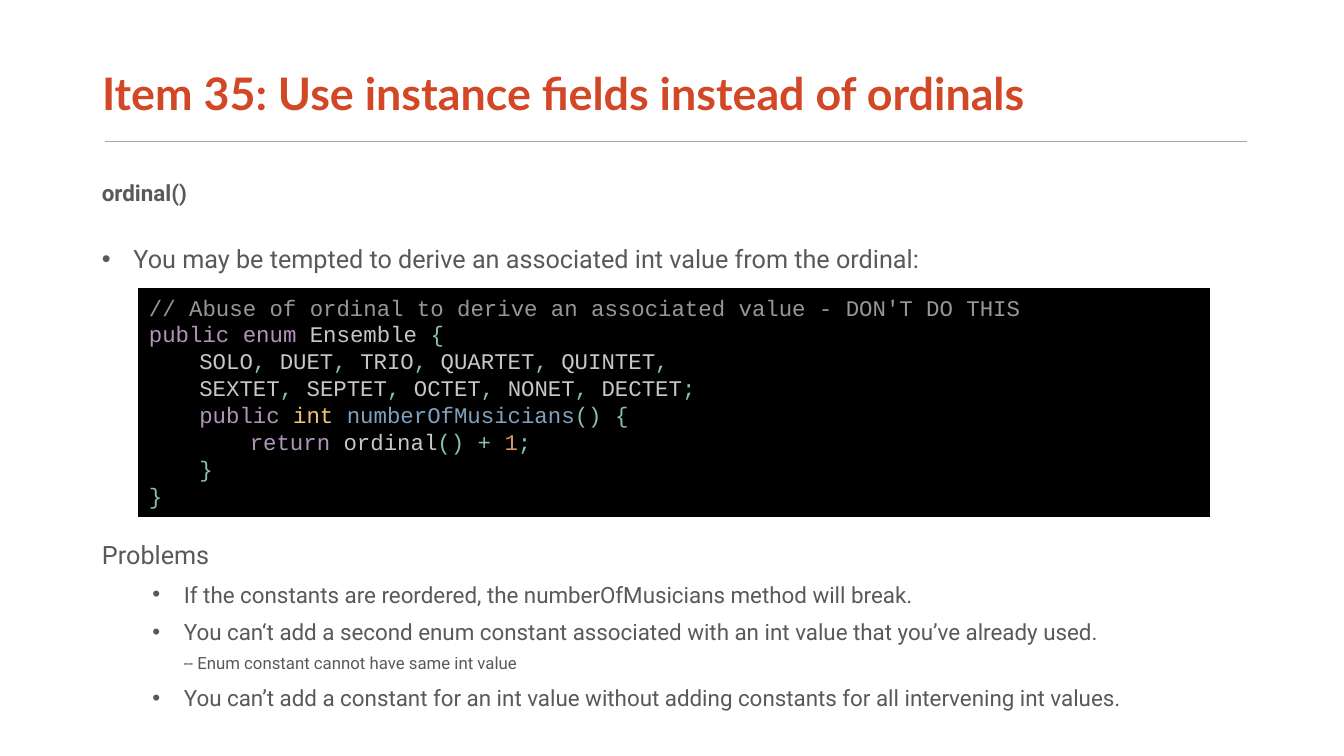
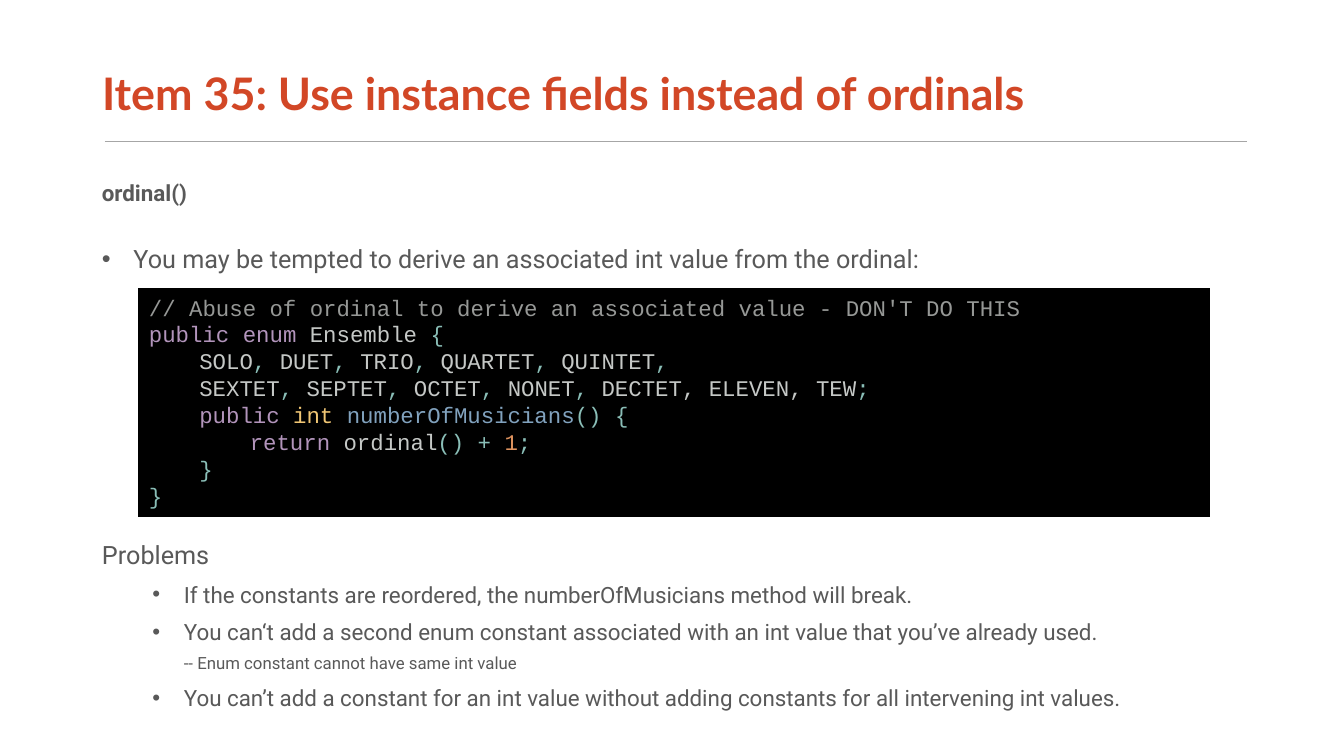
Before and after one commit to AlphaWang/alpha-effective-java-3e, a slide deck: slide 6 of 6_enums_and_annotations/EffectiveJava3rd_Chapter6.pptx. Drawn at 1344x756 pixels with LibreOffice and Linux fonts; fonts in the diff are those of the drawing. Boxes give left, top, right and bottom in pixels: in the first picture for what was removed or moved away, otherwise in the second. Text is boxed around its words. In the diff, an @@ line names an element or a change of style, - is before the commit and + after.

Commit message:
[EJ] ch6 ppt

```diff
--- a/6_enums_and_annotations/EffectiveJava3rd_Chapter6.pptx
+++ b/6_enums_and_annotations/EffectiveJava3rd_Chapter6.pptx
@@ text in rectangle at (x1=199, y1=381, x2=870, y2=400): text changed @@
-SEXTET, SEPTET, OCTET, NONET, DECTET;
+SEXTET, SEPTET, OCTET, NONET, DECTET, ELEVEN, TEW;
```
Also in this commit, not shown: 2 other slides changed.
